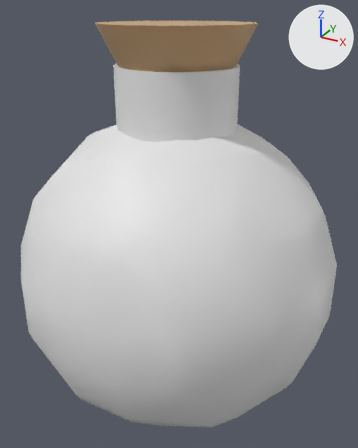
Renders of the FBX model Assets/Prefabs/potion.fbx from each side of a commit.
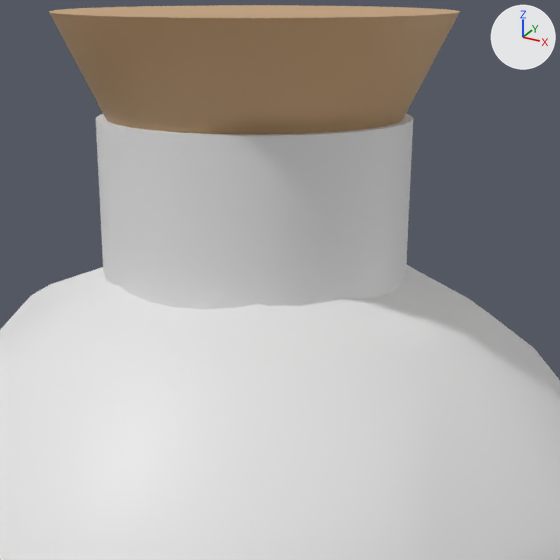
There are two pictures of each version: one whole from a camera (50 mm lens) standing at (3.21, -5.77, 3.58) and looking at (0.01, 0.05, 0.67), one close up on the part from 21% to 83% of the width and 4% to 54% of the height. The lights are fixed; the arrows at upper right show +X, +Y and +Z. Where no turn or scale is listed for an object, it has been applied to the vertices.

Names of what the first close-up shows: 'BottleBase', 'BottleNeck', 'Cork'.
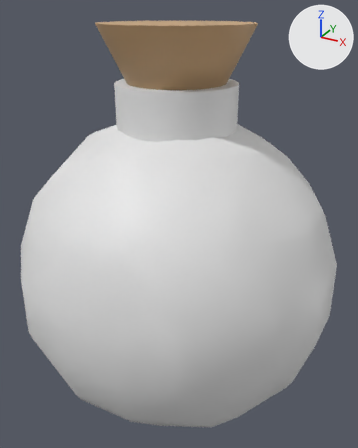
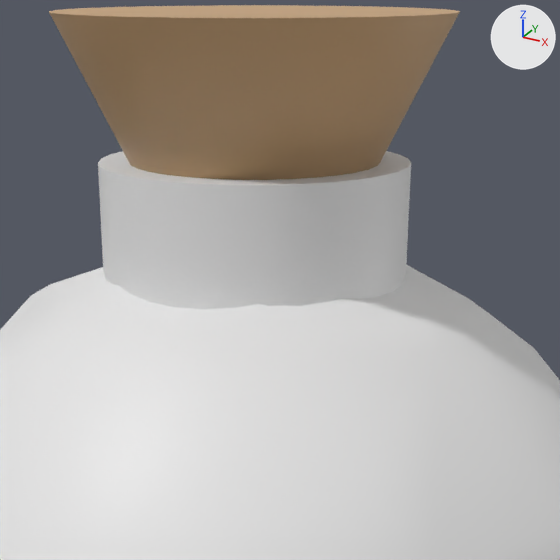
The newer file is also rescaled (x0.125) as a whole; pictures and numbers use the older file's frame.

Boxes [x1, y1, x2, y2] around the edits, measured in the close-ups (560 x 560 px):
'BottleNeck', moved: before [96, 114, 413, 309]; after [98, 151, 411, 309]

Edits to the bpy script that builds the scene:
```text
Change ob_bottleneck:
    ob_bottleneck.location: (0.0, 0.0, 2.397) -> (0.0, 0.0, 2.18)
```
